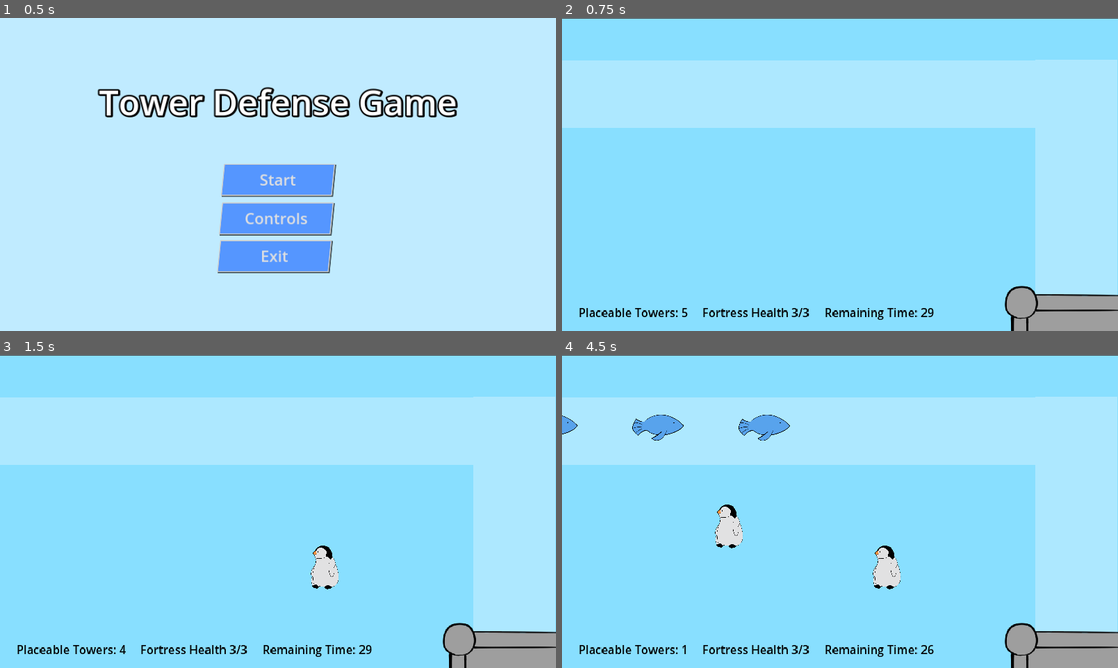
Above: before the commit, frames 1-4 (two rows, left to right).
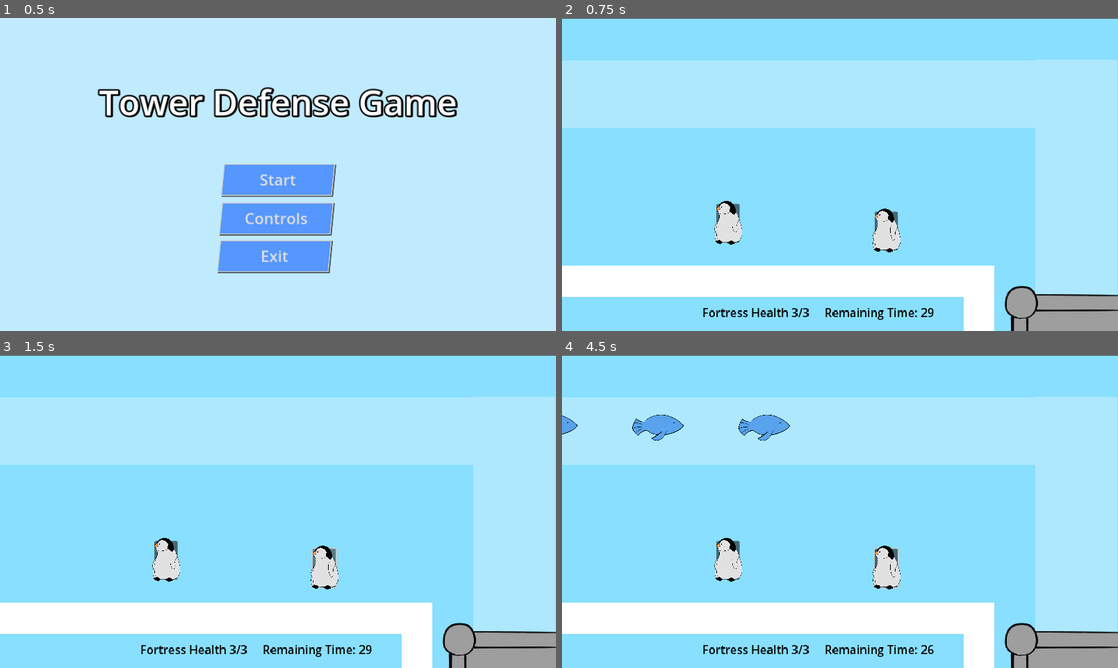
Above: after the commit, the same moments.

Repository: TraighScott/PenguinDefense
Game: Godot game, scene res://menus/main_menu.tscn
Same seed, same stepped clock (60 frames per second), same inputs: the game is played once before the commit and once after it.
Inputs (mouse positions are in pixels of both pictures, inside the frame that each line leads up to):
- Up to frame 1 (0.5 s): no input
- Up to frame 2 (0.75 s): click "Start" at 0.5 s
- Up to frame 3 (1.5 s): click (322, 567) at 1.27 s
- Up to frame 4 (4.5 s): click (884, 567) at 2.02 s; click (884, 567) at 2.77 s; move the mouse to (840, 430) at 3.52 s; click (840, 430) at 3.6 s; move the mouse to (728, 527) at 4.27 s; click (728, 527) at 4.35 s

Frame 1 is identical in both runs. In frame 2, 9.8% of the frame differs, in the area x 0-78%, y 58-100%; in frame 3, 9.4%; in frame 4, 9.8%.

Commit message:
Allow towers to be dragged and spawn on a timer
There is a path that towers spawn and move down the path till they get off screen and disappear.

Diff:
--- a/project/tower/tower.gd
+++ b/project/tower/tower.gd
@@ -3,6 +3,8 @@
 
 var cur_targets := []
 var curr: Node2D
+var dragging = false
+var of = Vector2.ZERO
 
 @onready var sprite: Sprite2D = $Sprite2D
 
@@ -11,6 +13,8 @@
 	if is_instance_valid(curr):
 		self.look_at(curr.global_position)
 
+	if dragging:
+		position = get_global_mouse_position() - of
 
 func _on_area_2d_body_entered(body):
 	if body is CharacterBody2D:
@@ -43,3 +47,13 @@
 		get_parent().add_child(projectile)
 		projectile.global_position = global_position
 		projectile.apply_impulse(impulse.rotated(self.rotation))
+
+
+
+func _on_drag_button_button_down():
+	dragging = true
+	of = get_global_mouse_position() - global_position
+
+
+func _on_drag_button_button_up():
+	dragging = false
--- a/project/tower/tower.tscn
+++ b/project/tower/tower.tscn
@@ -11,6 +11,12 @@
 
 [node name="Tower" type="StaticBody2D"]
 script = ExtResource("1_bf3bc")
+
+[node name="DragButton" type="Button" parent="."]
+offset_left = -24.0
+offset_top = -40.0
+offset_right = 24.0
+offset_bottom = 40.0
 
 [node name="Sprite2D" type="Sprite2D" parent="."]
 texture_filter = 1
@@ -33,6 +39,8 @@
 [node name="ShootTimer" type="Timer" parent="."]
 autostart = true
 
+[connection signal="button_down" from="DragButton" to="." method="_on_drag_button_button_down"]
+[connection signal="button_up" from="DragButton" to="." method="_on_drag_button_button_up"]
 [connection signal="body_entered" from="Area2D" to="." method="_on_area_2d_body_entered"]
 [connection signal="body_exited" from="Area2D" to="." method="_on_area_2d_body_exited"]
 [connection signal="timeout" from="ShootTimer" to="." method="_on_shoot_timer_timeout"]
--- a/project/world/world.gd
+++ b/project/world/world.gd
@@ -3,11 +3,9 @@
 
 signal enemy_spawned
 
-var _tower_limit := 0
 var _can_place := true
 
 @onready var path = preload("res://enemy/path1.tscn")
-@onready var tower_scene = preload("res://tower/tower.tscn")
 @onready var fortress: Node2D = $Fortress
 @onready var _time_left_in_game = $GameEndTimer.wait_time
 
@@ -15,17 +13,8 @@
 func _physics_process(_delta: float) -> void:
 	if fortress.health == 0:
 		get_tree().change_scene_to_file("res://menus/end_menu.tscn")
+
 	$FortressHealth.text = "Fortress Health %d/3" % fortress.health
-
-	if Input.is_action_just_pressed("spawn_tower"):
-		if _tower_limit < 5 and _can_place == true:
-			var mouse_pos := get_global_mouse_position()
-			var tower = tower_scene.instantiate()
-			get_node("Towers").add_child(tower)
-			tower.position = mouse_pos
-			_tower_limit += 1
-			$PlaceableTowers.text = "Placeable Towers: %d" % (5 - _tower_limit)
-
 	$RemainingTime.text = "Remaining Time: %d" % $GameEndTimer.time_left
 
 
--- a/project/world/world.tscn
+++ b/project/world/world.tscn
@@ -2,12 +2,9 @@
 
 [ext_resource type="Script" path="res://world/world.gd" id="1_h8od5"]
 [ext_resource type="PackedScene" uid="uid://b37xy3evdqbra" path="res://fortress/fortress.tscn" id="2_k5qnd"]
+[ext_resource type="PackedScene" uid="uid://ctdvmh0mbql81" path="res://tower/tower.tscn" id="3_mdxp7"]
 
 [sub_resource type="LabelSettings" id="LabelSettings_jv7dl"]
-font_size = 24
-font_color = Color(0, 0, 0, 1)
-
-[sub_resource type="LabelSettings" id="LabelSettings_leykf"]
 font_size = 24
 font_color = Color(0, 0, 0, 1)
 
@@ -55,6 +52,17 @@
 mouse_filter = 2
 color = Color(0.679755, 0.911014, 1, 1)
 
+[node name="ColorRect" type="ColorRect" parent="."]
+offset_top = 512.0
+offset_right = 832.0
+offset_bottom = 576.0
+
+[node name="ColorRect2" type="ColorRect" parent="."]
+offset_left = 832.0
+offset_top = 512.0
+offset_right = 896.0
+offset_bottom = 648.0
+
 [node name="Fortress" parent="." instance=ExtResource("2_k5qnd")]
 position = Vector2(926, 568)
 
@@ -71,6 +79,12 @@
 
 [node name="Towers" type="Node2D" parent="."]
 
+[node name="Tower" parent="Towers" instance=ExtResource("3_mdxp7")]
+position = Vector2(672, 440)
+
+[node name="Tower2" parent="Towers" instance=ExtResource("3_mdxp7")]
+position = Vector2(344, 424)
+
 [node name="FortressHealth" type="Label" parent="."]
 offset_left = 291.0
 offset_top = 591.0
@@ -78,14 +92,6 @@
 offset_bottom = 625.0
 text = "Fortress Health 3/3"
 label_settings = SubResource("LabelSettings_jv7dl")
-
-[node name="PlaceableTowers" type="Label" parent="."]
-offset_left = 34.0
-offset_top = 591.0
-offset_right = 262.0
-offset_bottom = 625.0
-text = "Placeable Towers: 5"
-label_settings = SubResource("LabelSettings_leykf")
 
 [node name="RemainingTime" type="Label" parent="."]
 offset_left = 544.0
